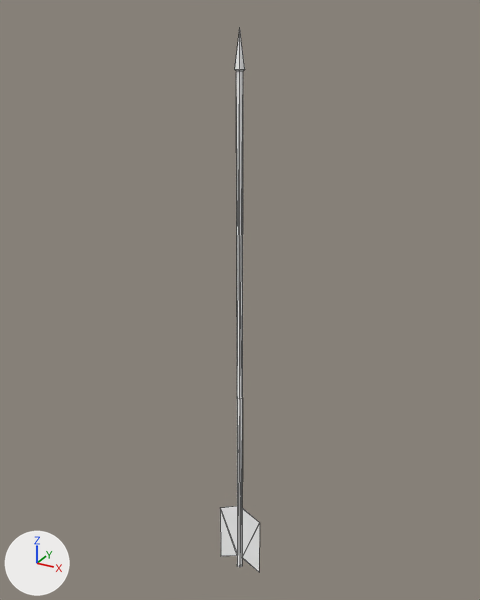
Two versions of the glTF model apps/client/src/props/art-study/source-natural-arrow/natural-arrow-weathered.glb, one commit apart.
Rendered twice from a camera (50 mm lens) standing at (0.352, -0.638, 0.738) and looking at (-0.01, 0.019, 0.409). The lights are fixed; the arrows at lower left show +X, +Y and +Z. The first picture is the older version. Mesh edges are drawn as thin lines. Where no turn or scale is listed for an object, it has been applied to the vertices.

Names of what the first picture shows: 'natural-arrow-weathered runtime mesh'.
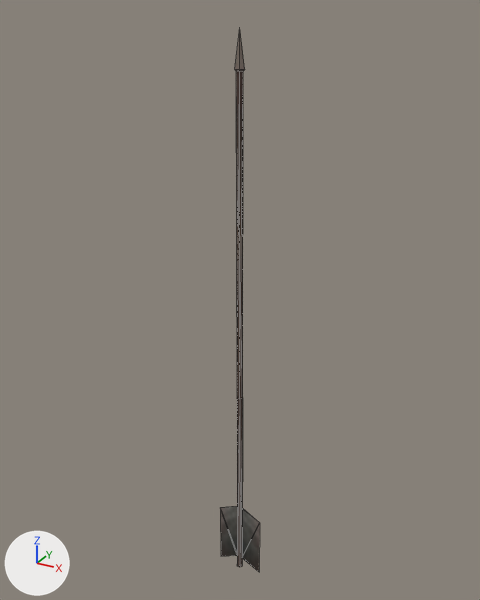
The change in detail:
Picture 'bow01D' (img_bow01d) is new.
Material 'arrow bowarrowquiver albedo' (mat_arrow_bowarrowquiver_albedo) is new.
Its texture is img_bow01d.
Its roughness is 0.9.
me_circle_001 has 38 vertices, 56 faces and spans x -0.032..0.031, y -0.005..0.005, z -0.283..0.437.
me_circle_001 no longer uses material mat_bowarrowquiver (white #ffffff).
me_circle_001 gains material mat_arrow_bowarrowquiver_albedo (picture img_bow01d).

Boxes [x1, y1, x2, y2] around the edits, measured in the pictures (480 x 600 px):
'natural-arrow-weathered runtime mesh', recoloured (white to grey): [220, 29, 260, 572] in both
